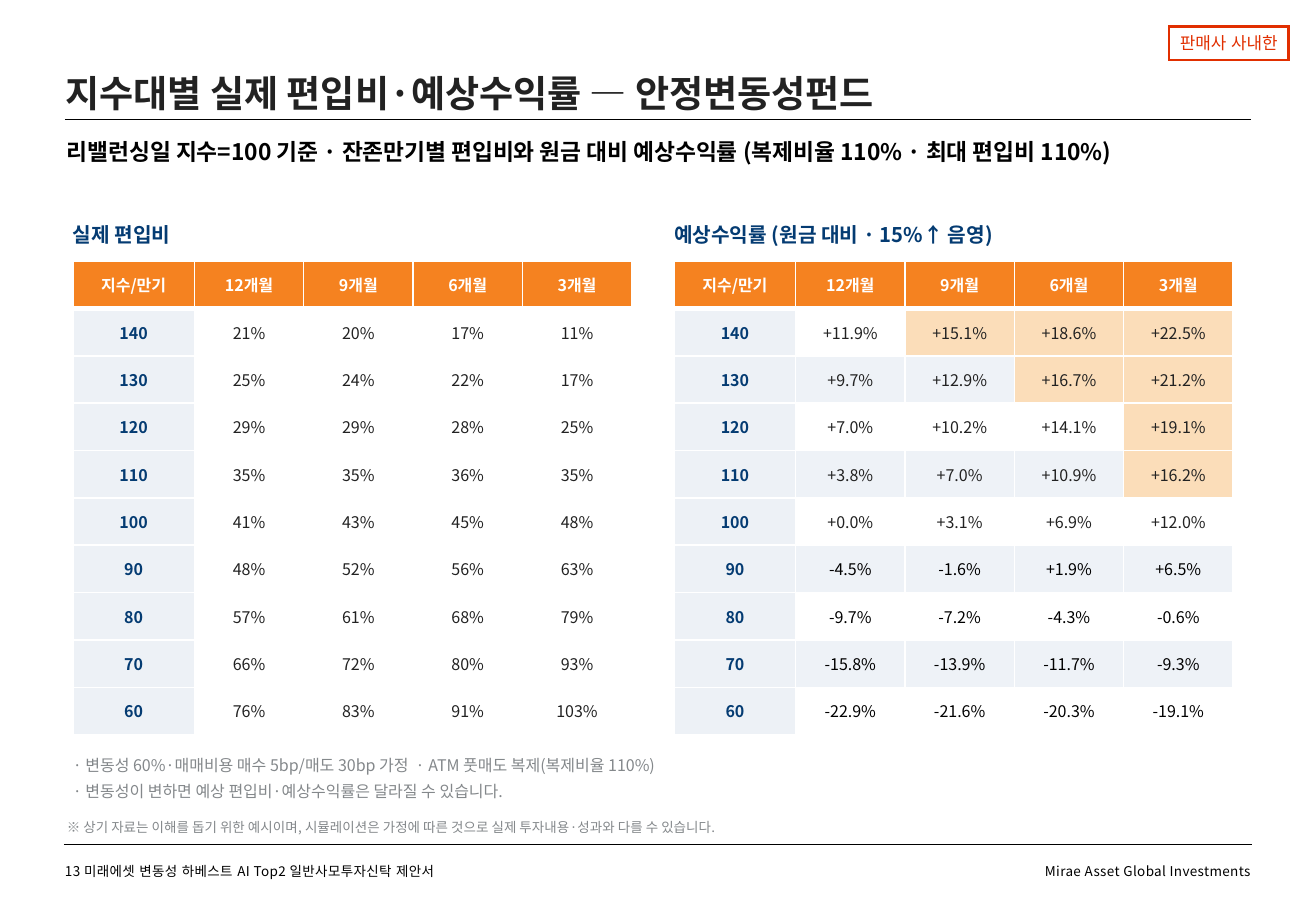
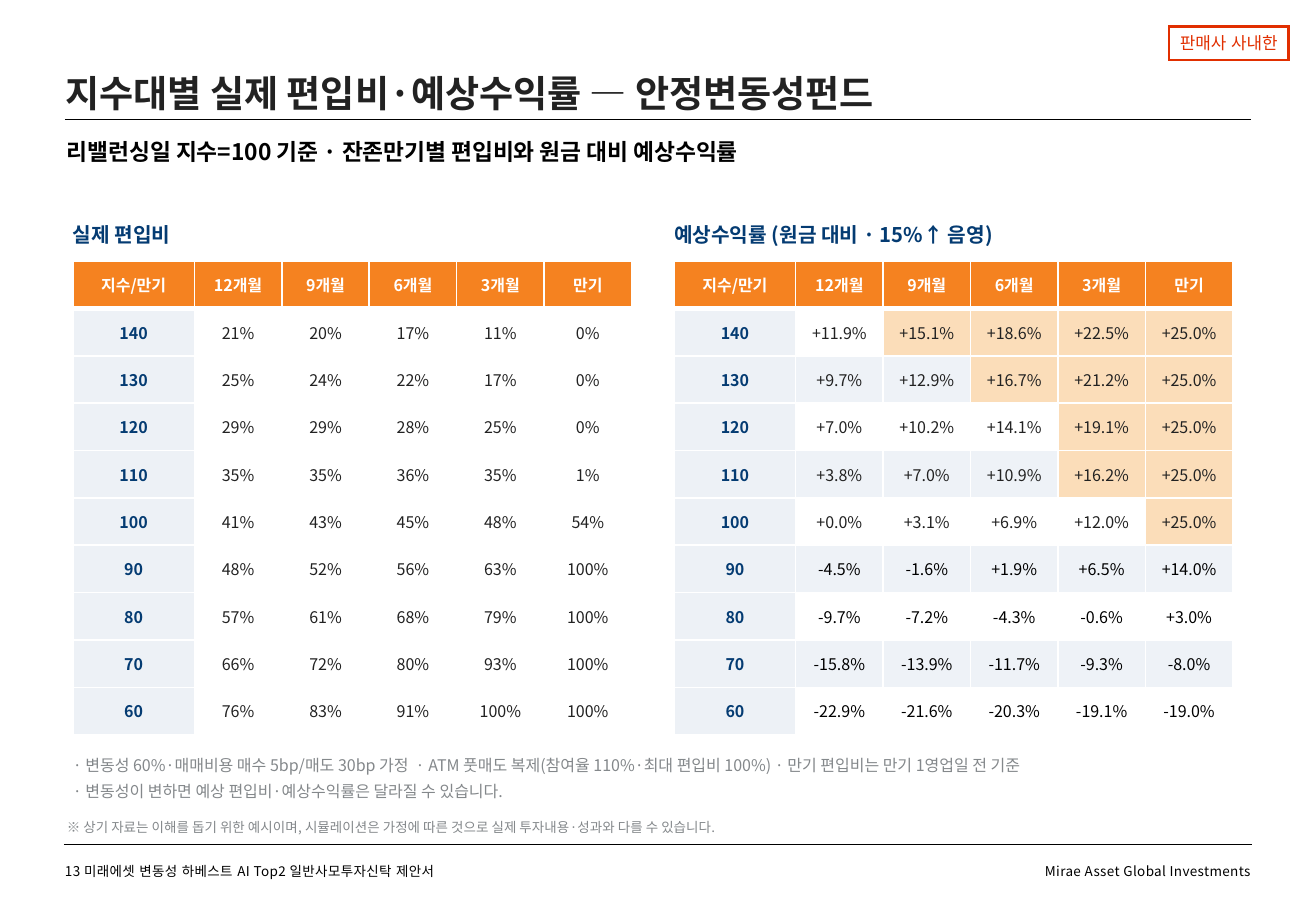
Before and after one commit to gamer383-bit/Volatility-Fund, a slide deck: slide 14 of 제안서/변동성하베스트_AITop2_제안서_v2_20260727.pptx. Drawn at 1316x911 pixels with LibreOffice and Linux fonts; fonts in the diff are those of the drawing. Boxes give left, top, right and bottom in pixels: in the first picture for what was removed or moved away, otherwise in the second. Text is boxed around its words. In the diff, an @@ line names an element or a change of style, - is before the commit and + after.

```diff
--- a/제안서/변동성하베스트_AITop2_제안서_v2_20260727.pptx
+++ b/제안서/변동성하베스트_AITop2_제안서_v2_20260727.pptx
@@ text at bbox=[67, 141, 738, 162]: text changed @@
-리밸런싱일 지수=100 기준 · 잔존만기별 편입비와 원금 대비 예상수익률 (복제비율 110% · 최대 편입비 110%)
+리밸런싱일 지수=100 기준 · 잔존만기별 편입비와 원금 대비 예상수익률
@@ table at bbox=[73, 261, 632, 735] @@
-column 5: 3개월 | 11% | 17% | 25% | 35% | 48% | 63% | 79% | 93% | 103%
+column 5: 3개월 | 11% | 17% | 25% | 35% | 48% | 63% | 79% | 93% | 100%
+column 6: 만기 | 0% | 0% | 0% | 1% | 54% | 100% | 100% | 100% | 100%
@@ table at bbox=[674, 261, 1233, 735] @@
+column 6: 만기 | +25.0% | +25.0% | +25.0% | +25.0% | +25.0% | +14.0% | +3.0% | -8.0% | -19.0%
@@ text at bbox=[85, 758, 1020, 775]: text changed @@
-· 변동성 60%·매매비용 매수 5bp/매도 30bp 가정 · ATM 풋매도 복제(복제비율 110%)
+· 변동성 60%·매매비용 매수 5bp/매도 30bp 가정 · ATM 풋매도 복제(참여율 110%·최대 편입비 100%) · 만기 편입비는 만기 1영업일 전 기준
```
Also in this commit, not shown: 1 other slide changed, 2 other files.
